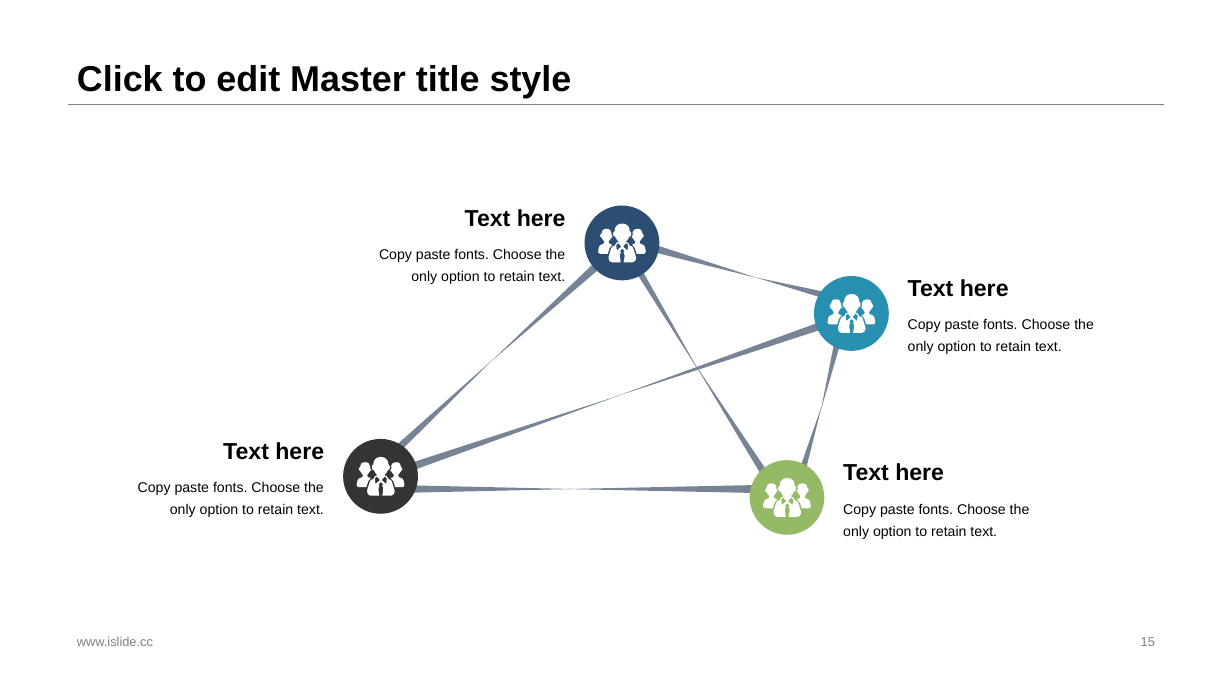
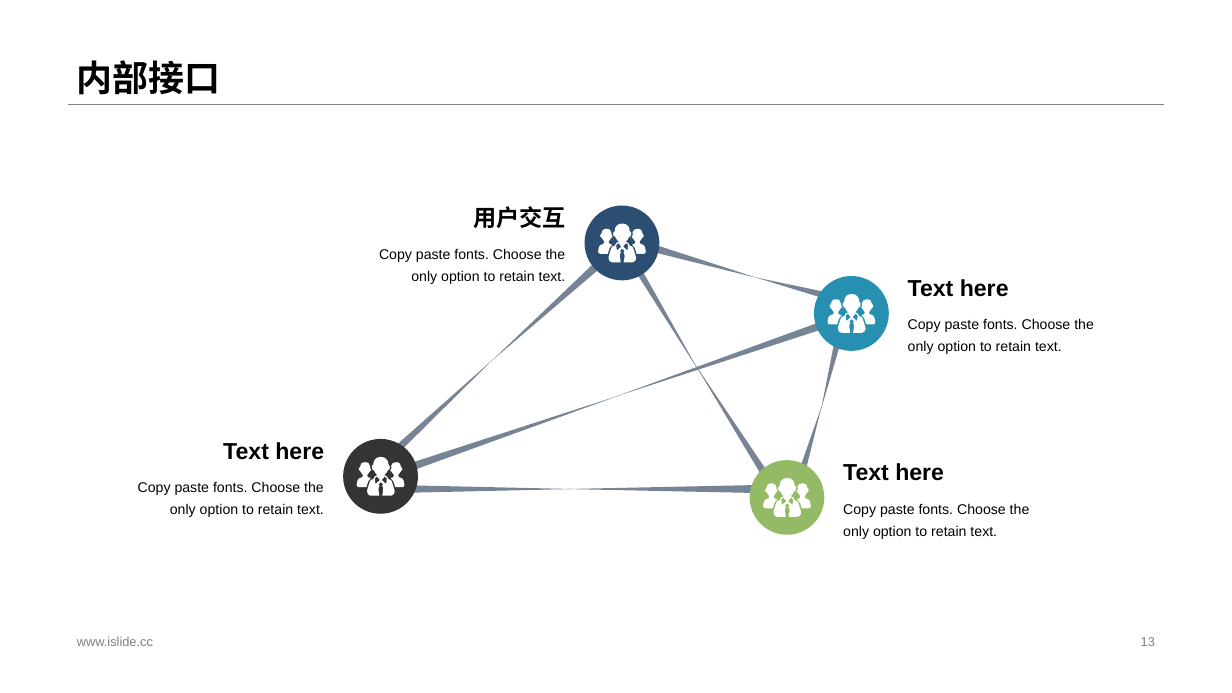
Before and after one commit to sebuaa2019/Team108, a slide deck: slide 13 of Team108-代码分析评审v0.1.pptx (slide 15 before the commit). Drawn at 1232x693 pixels with LibreOffice and Linux fonts; fonts in the diff are those of the drawing. Boxes give left, top, right and bottom in pixels: in the first picture for what was removed or moved away, otherwise in the second. Text is boxed around its words. In the diff, an @@ line names an element or a change of style, - is before the commit and + after.

```diff
--- a/Team108-代码分析评审v0.1.pptx
+++ b/Team108-代码分析评审v0.1.pptx
@@ title at [77, 60, 221, 95]: text changed @@
-Click to edit Master title style
+内部接口
@@ text at [473, 206, 565, 228]: text changed @@
-Text here
+用户交互
@@ page number at [1141, 637, 1155, 646]: text changed @@
-15
+13
```
Also in this commit, not shown: 2 other slides changed, 5 slides added, 18 slides removed, 1 other file.
